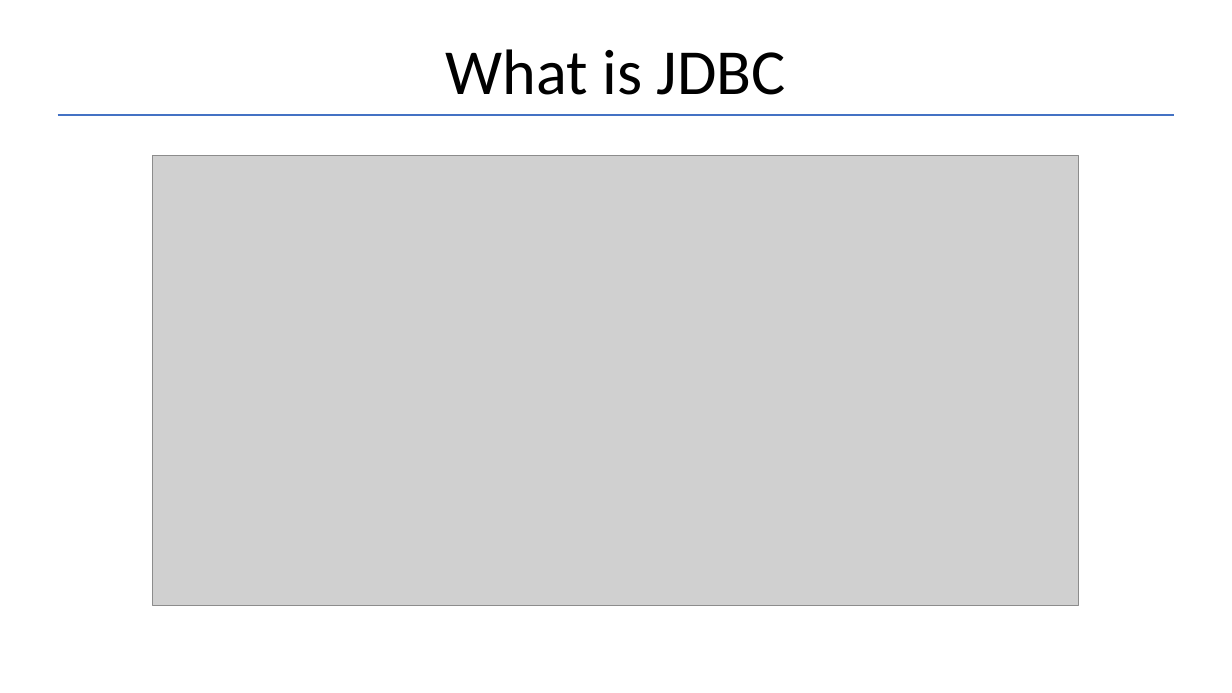
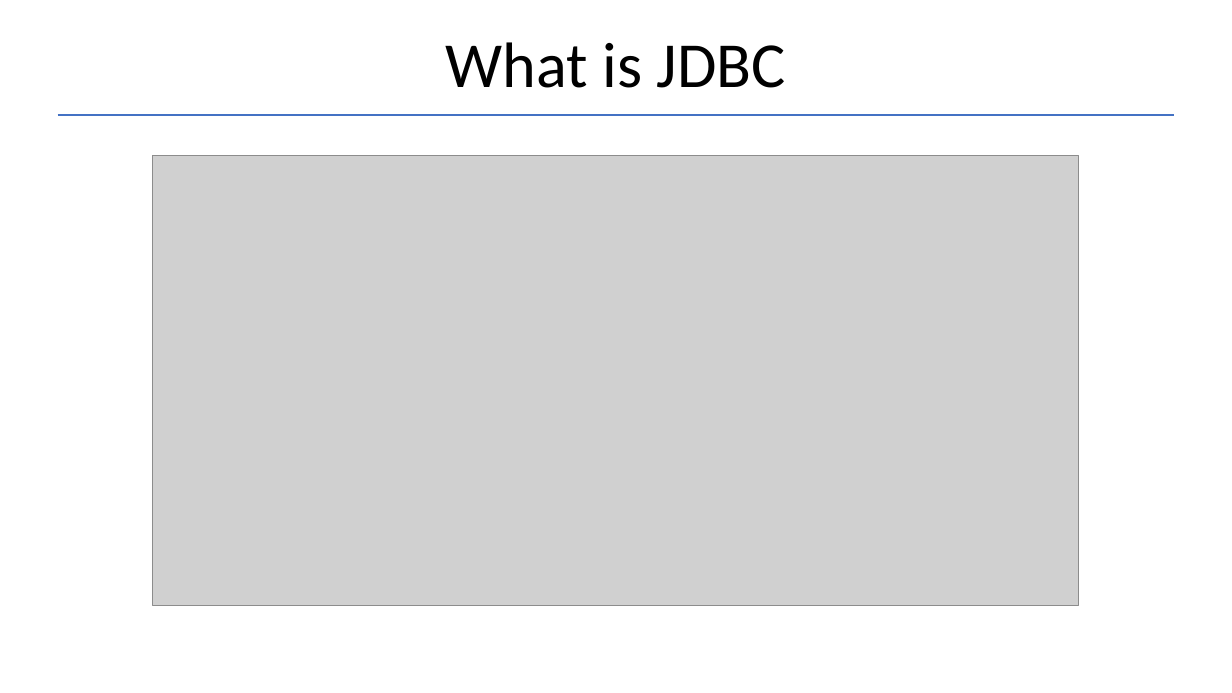
Before and after one commit to Garnik94/Levelup_presentations, a slide deck: slide 1 of JDBC/JDBC_Presentation.pptx. Drawn at 1232x693 pixels with LibreOffice and Linux fonts; fonts in the diff are those of the drawing; grey boxes stand for pictures. Boxes give left, top, right and bottom in pixels: in the first picture for what was removed or moved away, otherwise in the second. Text is boxed around its words. In the diff, an @@ line names an element or a change of style, - is before the commit and + after.

```diff
--- a/JDBC/JDBC_Presentation.pptx
+++ b/JDBC/JDBC_Presentation.pptx
@@ title "What is JDBC" moved from (x1=446, y1=49, x2=786, y2=95) to (x1=446, y1=42, x2=786, y2=88) @@
```
Also in this commit, not shown: 1 other slide changed, 2 other files.
